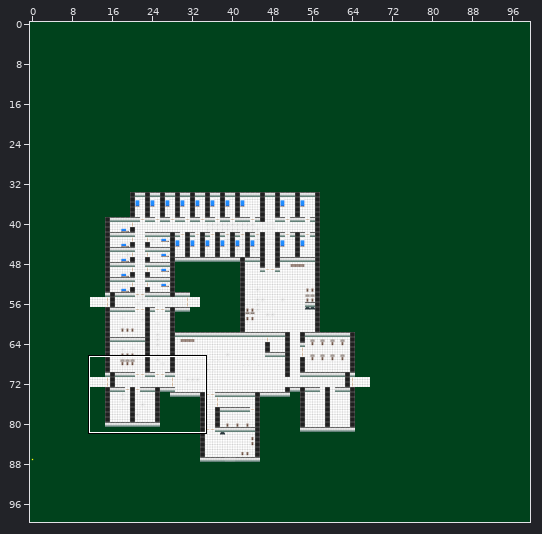
Two versions of a level (Tiled map, ALPHA TEX/world5.tmx). The first picture is a wide view before the edit; the outline marks the close-up.
Close-up. Before the edit:
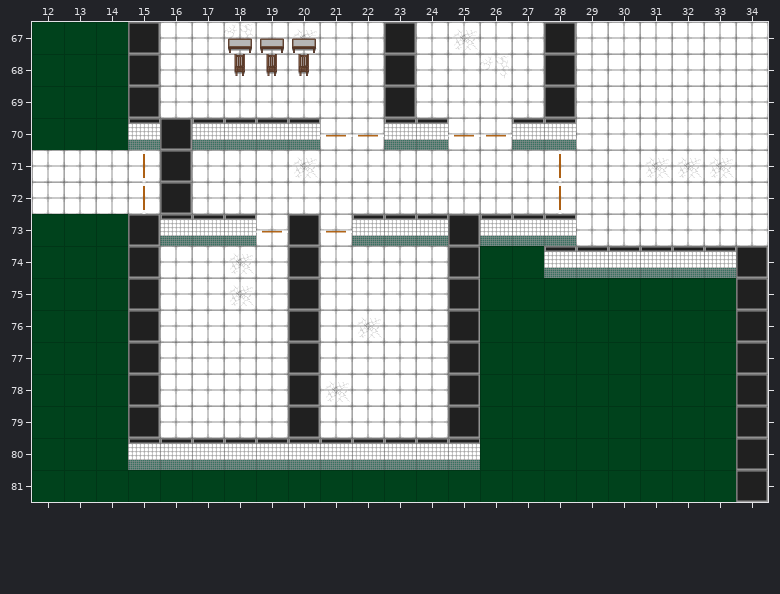
Cells are 64x64 px. Shown: x 12..34, y 67..81. The commit also changed other parts of the map, which this record leaves out.
After:
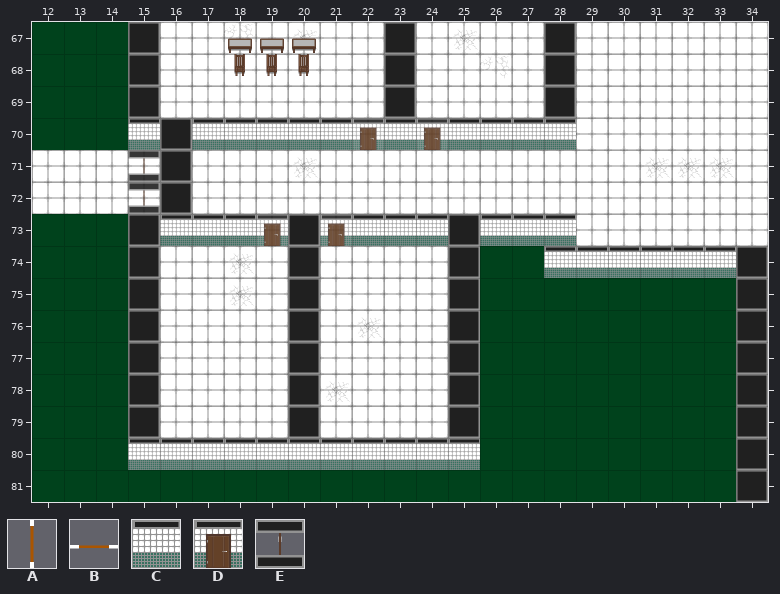
Key: from "alpha_sprite_sheet": A 9, B 10; from "floor_wall_sheet": C 5, D 7, E 9.
_ is an empty cell, . an unchanged one.
Changes in this commit:
--- layer "väggar"
@@ x 21..26 @@
-70 _..C__
+70 C.._CC
--- layer "Dörrar"
@@ x 15..28 @@
-70 ......BB._BB..
-71 A............A
-72 A............A
-73 ....B.B.......
+70 ......_D.D__..
+71 E............_
+72 E............_
+73 ....D.D.......
Pixel boxes of the changes (left, top, right, bottom) in both close-ups:
changed: (320, 118, 384, 150)
changed: (416, 118, 512, 150)
changed: (128, 150, 160, 214)
removed: (558, 150, 562, 214)
changed: (256, 214, 288, 246)
changed: (320, 214, 352, 246)
